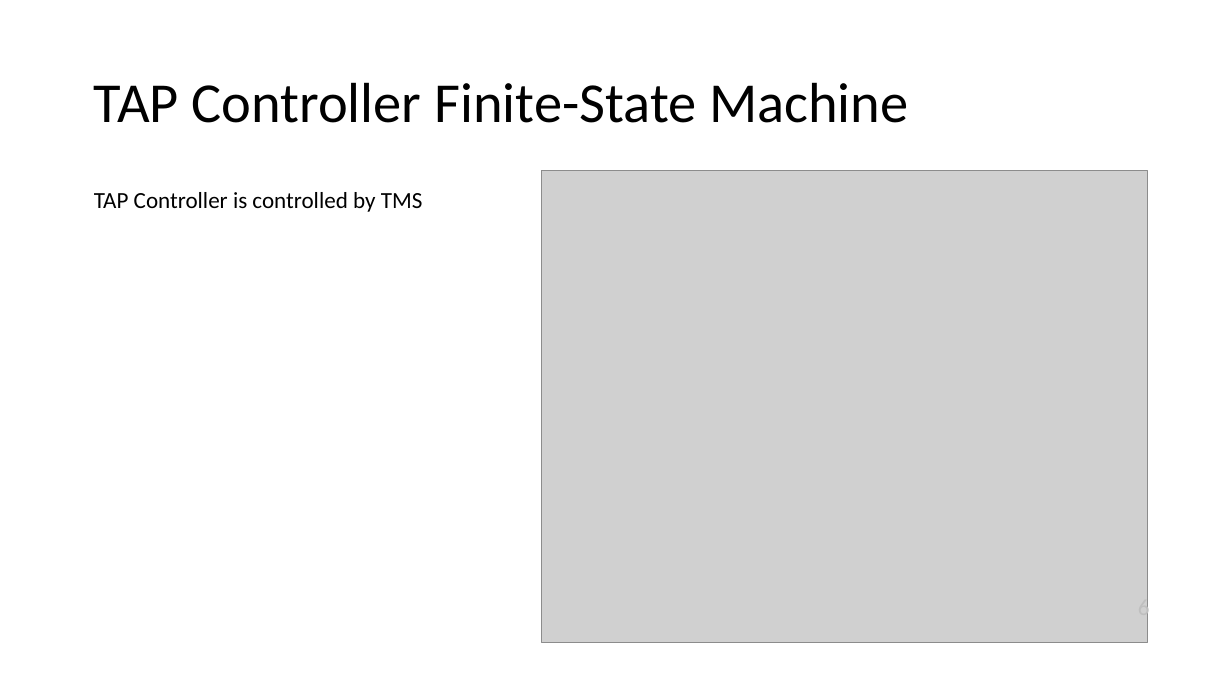
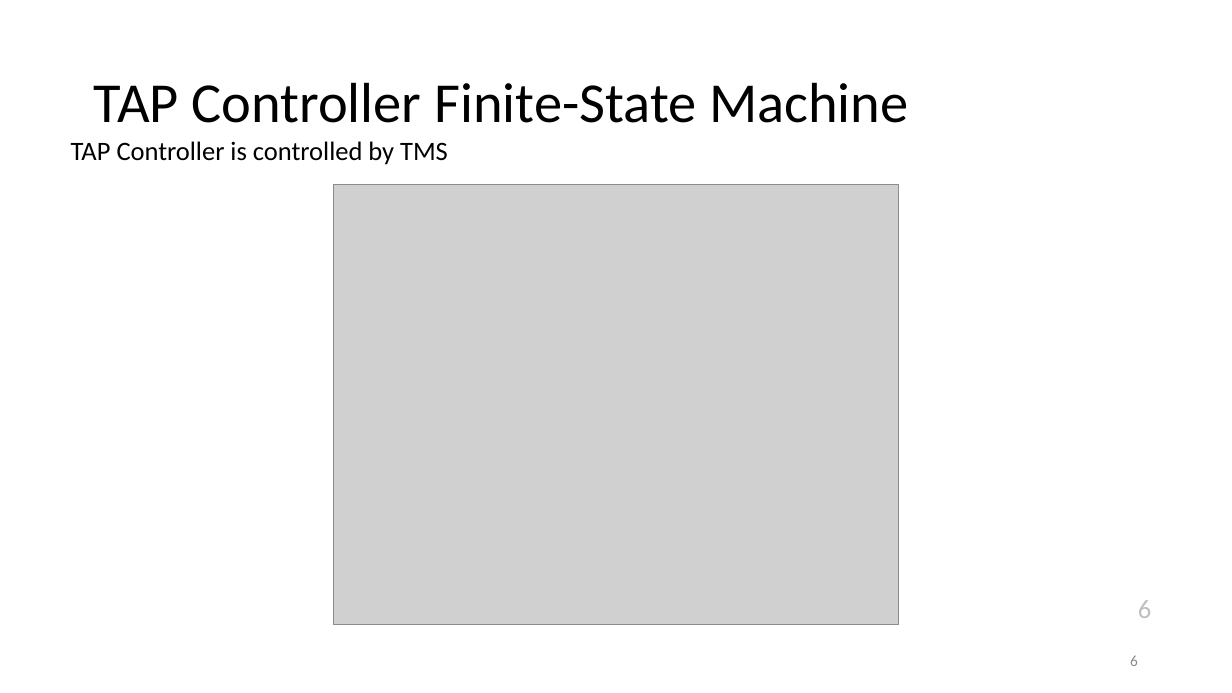
Before and after one commit to ax0080/JTAG, a slide deck: slide 6 of JTAG.pptx. Drawn at 1232x693 pixels with LibreOffice and Linux fonts; fonts in the diff are those of the drawing; grey boxes stand for pictures. Boxes give left, top, right and bottom in pixels: in the first picture for what was removed or moved away, otherwise in the second. Text is boxed around its words. In the diff, an @@ line names an element or a change of style, - is before the commit and + after.

```diff
--- a/JTAG.pptx
+++ b/JTAG.pptx
@@ text "TAP Controller is controlled by ..." at <box>71,141,448,165</box>: size 18 to 20.7 pt @@
@@ text "TAP Controller is controlled by ...": place and size @@
-text "TAP Controller is controlled by ..." at <box>94,192,423,212</box>
+text "TAP Controller is controlled by ..." at <box>71,141,448,165</box>
@@ picture: place and size @@
-picture at <box>542,171,1147,642</box>
+picture at <box>334,185,898,625</box>
@@ text "6" at <box>1138,600,1151,618</box>: size 18 to 20.7 pt @@
@@ page number added at <box>1130,655,1138,666</box>, 12 pt, text #8C8C8C @@
+6
```
Also in this commit, not shown: 5 other slides changed, 36 slides added, 7 slides removed.
